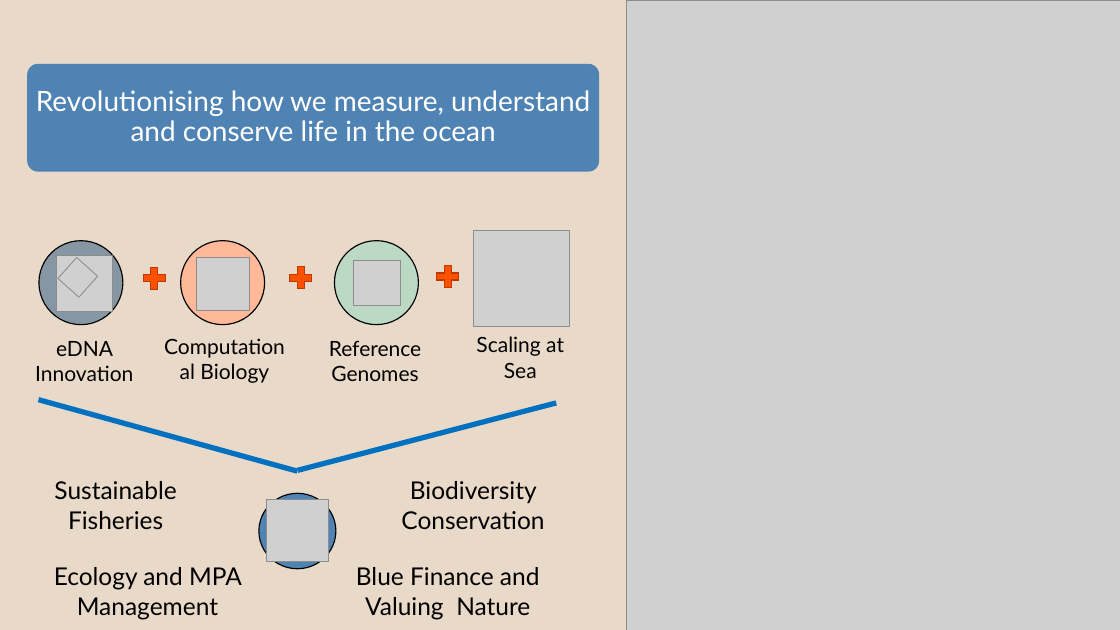
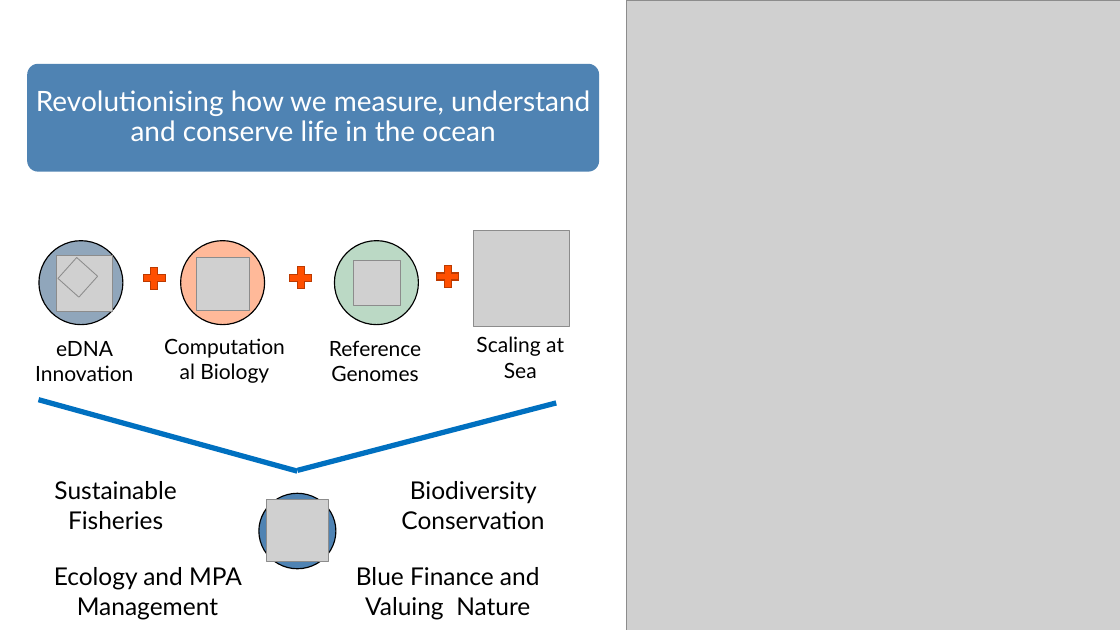
Before and after one commit to pmlg/June2023_LLM_repo, a slide deck: slide 3 of PMLG talk.pptx. Drawn at 1120x630 pixels with LibreOffice and Linux fonts; fonts in the diff are those of the drawing; grey boxes stand for pictures. Boxes give left, top, right and bottom in pixels: in the first picture for what was removed or moved away, otherwise in the second. Text is boxed around its words. In the diff, an @@ line names an element or a change of style, - is before the commit and + after.

```diff
--- a/PMLG talk.pptx
+++ b/PMLG talk.pptx
@@ background #E9D9C8 to #FFFFFF @@
```
Also in this commit, not shown: 13 other slides changed, 1 slide added.
